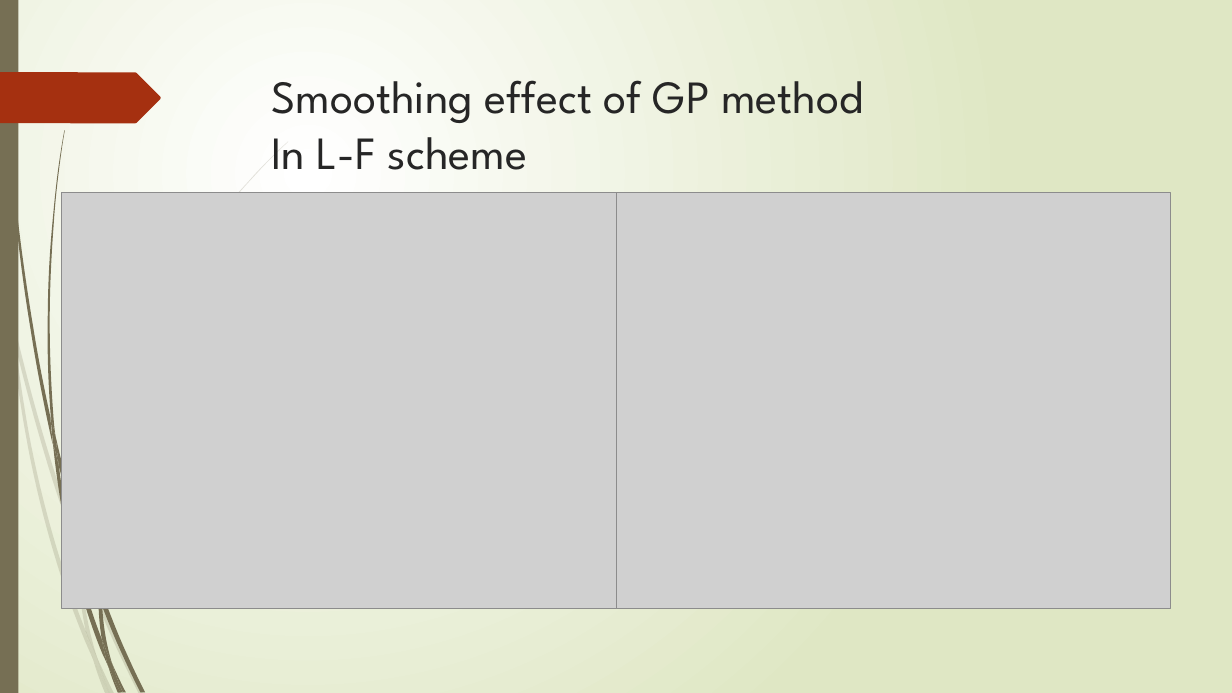
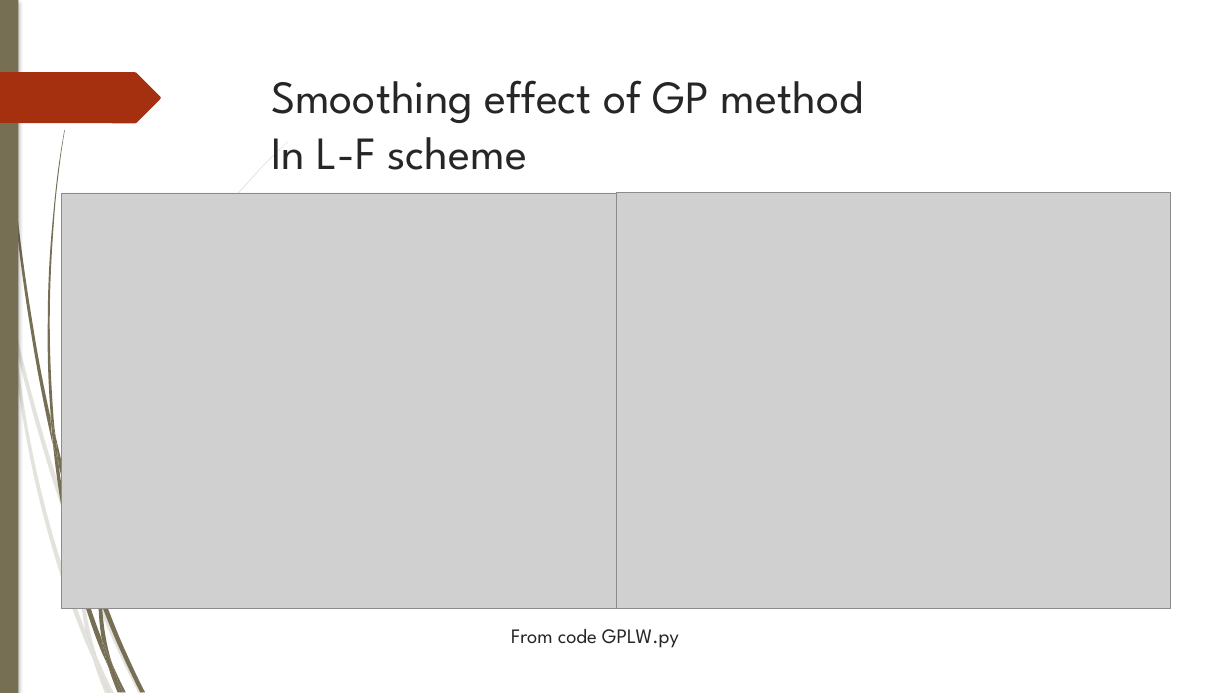
Before and after one commit to TsunSungKuo/ComputAstroPhys_GroupReport, a slide deck: slide 32 of ca_team_project.pptx. Drawn at 1232x693 pixels with LibreOffice and Linux fonts; fonts in the diff are those of the drawing; grey boxes stand for pictures. Boxes give left, top, right and bottom in pixels: in the first picture for what was removed or moved away, otherwise in the second. Text is boxed around its words. In the diff, an @@ line names an element or a change of style, - is before the commit and + after.

```diff
--- a/ca_team_project.pptx
+++ b/ca_team_project.pptx
@@ background gradient #FFFFFF to #DFE8C4 to #FFFFFF @@
@@ rectangle at [0,0,18,693]: shadow on @@
@@ outline redrawn in 11 elements at [13,319,79,554], [81,551,143,693], [10,323,93,660], [78,554,97,657], [79,141,288,551], [86,631,110,693], [3,0,53,445], [102,592,145,692], [47,130,65,436], [98,596,112,665], [0,72,161,123] @@
@@ text added at [511,629,679,648], 16 pt, text #262626 @@
+From code GPLW.py
```
Also in this commit, not shown: 33 other slides changed.
